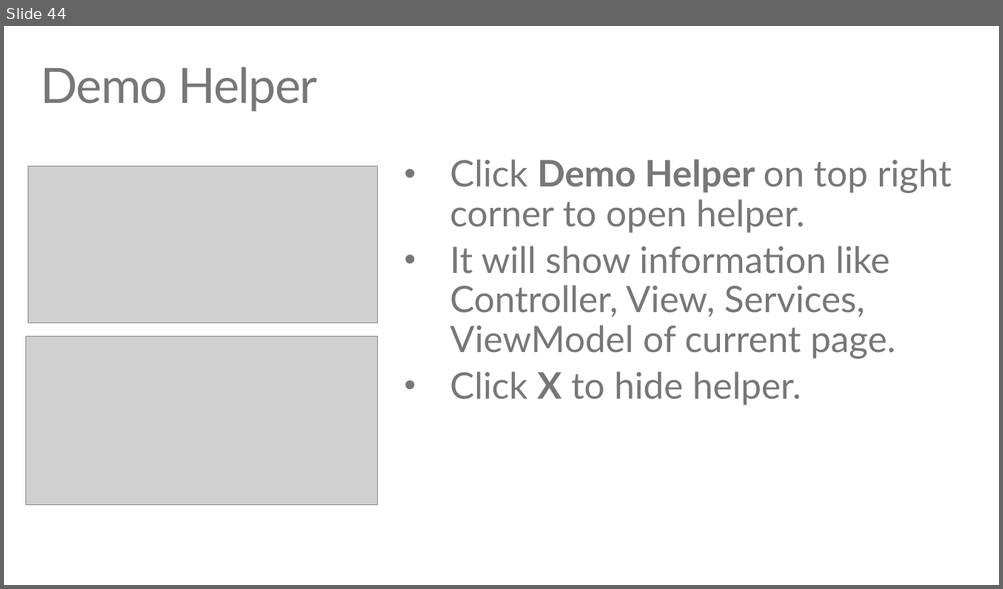
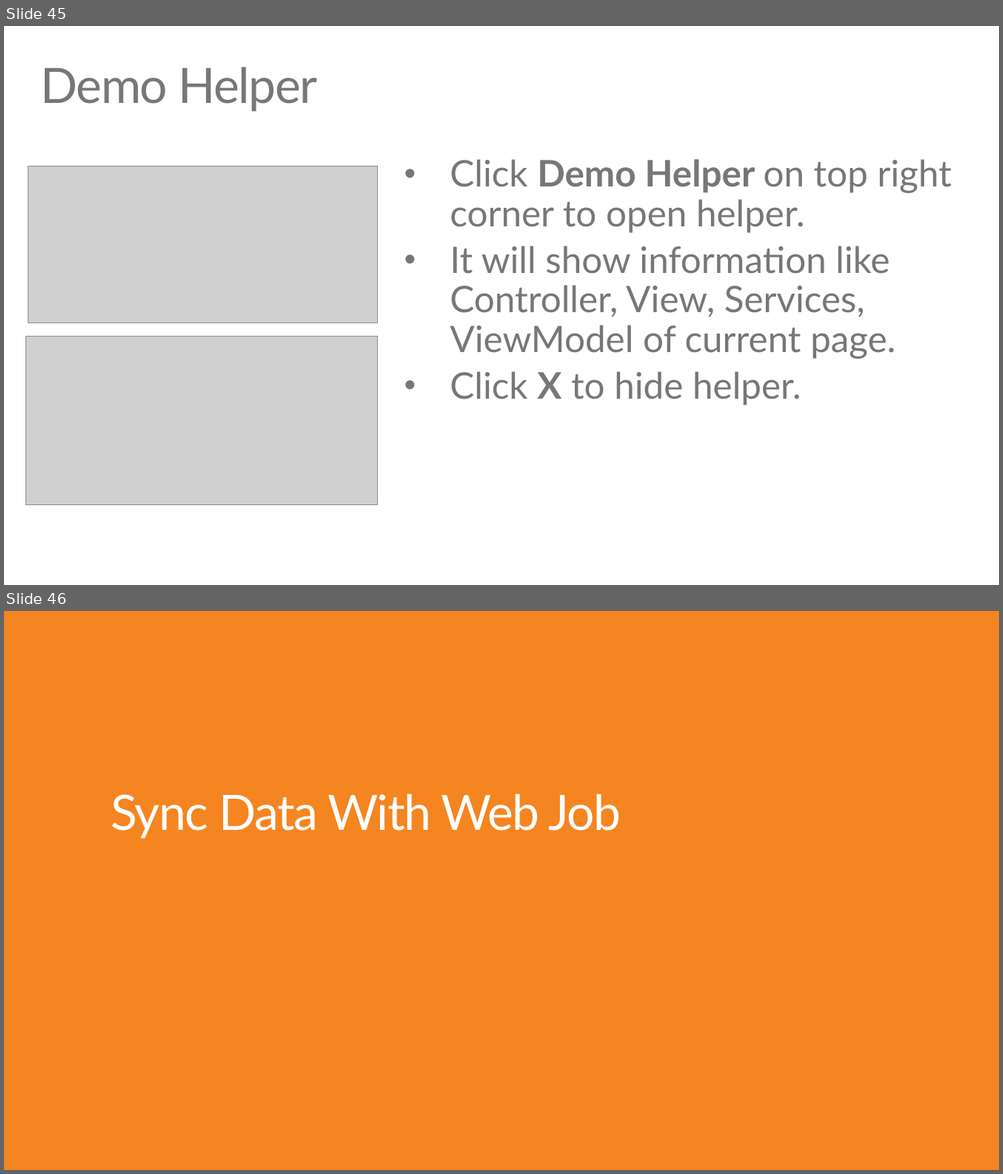
Before and after one commit to TylerLu/EDUGraphAPI-Angular, a slide deck: EDU GRAPH-API Demo Script.pptx. Shown one above the other, each under a label of ours: slide 44 before the commit, slides 45 and 46 after it. The pictures are 1003x589 and 1003x1174 pixels, drawn with LibreOffice and Linux fonts; fonts in the diff are those of the drawing; grey boxes stand for pictures. Boxes give left, top, right and bottom in pixels: in the first picture for what was removed or moved away, otherwise in the second. Text is boxed around its words. In the diff, an @@ line names an element or a change of style, - is before the commit and + after.

```diff
--- a/EDU GRAPH-API Demo Script.pptx
+++ b/EDU GRAPH-API Demo Script.pptx
@@ slide 46 added at [4,611,999,1170], background #F58520 @@
@@ title added at [111,794,621,839], 48 pt, text #FFFFFF @@
+Sync Data With Web Job
@@ what was slide 44 is now slide 45 @@
```
Also in this commit, not shown: 2 slides changed, 8 other slides added.
